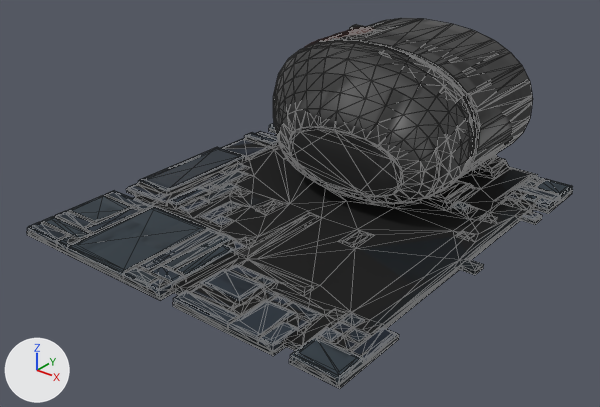
A saved change to the glTF model public/models/enemies/newshc-55.glb.
Camera for both pictures: a 50 mm camera at (2.48, -3.26, 2.03) aimed at (0.01, -0.18, 0.11). The lights are fixed; the arrows at lower left show +X, +Y and +Z. The older version comes first. Mesh edges are drawn as thin lines. Vertices at exactly the same position are counted once.

The older version as bpy lines, for what is in view:
```python
me_newshc_55 = bpy.data.meshes.new('newshc-55')
me_newshc_55.from_pydata(...)  # 1389 vertices, 2144 faces; spans x -1.0..1.0, y -1.17..1.17, z 0.0..0.83
me_newshc_55.materials.append(mat_pal_3_nshc283b_55)
me_newshc_55.materials.append(mat_pal_4_nshc283b_55)
me_newshc_55.materials.append(mat_pal_5_nshc283b_55)
me_newshc_55.materials.append(mat_pal_16_nshc283b_55)
me_newshc_55.materials.append(mat_pal_67_nshc283b_55)
me_newshc_55.materials.append(mat_pal_1_nshc283b_55)
me_newshc_55.materials.append(mat_pal_97_nshc283b_55)
me_newshc_55.materials.append(mat_pal_99_nshc283b_55)
me_newshc_55.materials.append(mat_pal_100_nshc283b_55)
me_newshc_55.materials.append(mat_pal_101_nshc283b_55)
me_newshc_55.materials.append(mat_pal_102_nshc283b_55)
me_newshc_55_outline = bpy.data.meshes.new('newshc-55_outline')
me_newshc_55_outline.from_pydata(...)  # 1294 vertices, 2472 faces; spans x -1.0..1.0, y -1.17..1.17, z 0.0..0.83
me_newshc_55_outline.materials.append(mat_outline_shell)  # black #000000
ob_newshc_55 = bpy.data.objects.new('newshc-55', me_newshc_55)
ob_newshc_55.location = (0.0, 0.0, 0.0)
ob_newshc_55_outline = bpy.data.objects.new('newshc-55_outline', me_newshc_55_outline)
ob_newshc_55_outline.location = (0.0, 0.0, 0.0)
```
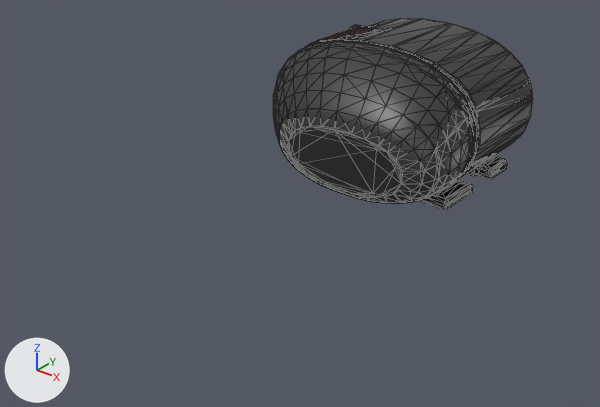
The change in detail:
me_newshc_55 is used by ob_newshc_55; location (0.0, 0.0, 0.0).
me_newshc_55 had 1389 vertices, 2144 faces and spanned x -1.0..1.0, y -1.17..1.17, z 0.0..0.83.
me_newshc_55 now has 527 vertices, 930 faces and spans x -0.68..0.68, y 0.02..1.17, z 0.0..0.83.
me_newshc_55 part 1: 75 loose pieces with 871 vertices, spanning x -1.0..1.0, y -1.17..1.17, z 0.0..0.05, are deleted.
me_newshc_55 part 2: 882 kept faces spanning x -0.68..0.68, y 0.02..1.17, z 0.0..0.83 get new texture (UV) coordinates.
Other edits to the shape of me_newshc_55 do not show in these pictures.
me_newshc_55 no longer uses material mat_pal_1_nshc283b_55.
me_newshc_55 no longer uses material mat_pal_97_nshc283b_55.
me_newshc_55 no longer uses material mat_pal_99_nshc283b_55.
me_newshc_55 no longer uses material mat_pal_100_nshc283b_55.
me_newshc_55 no longer uses material mat_pal_101_nshc283b_55.
me_newshc_55 no longer uses material mat_pal_102_nshc283b_55.
me_newshc_55_outline is used by ob_newshc_55_outline; location (0.0, 0.0, 0.0).
me_newshc_55_outline had 1294 vertices, 2472 faces and spanned x -1.0..1.0, y -1.17..1.17, z 0.0..0.83.
me_newshc_55_outline now has 846 vertices, 1570 faces and spans x -0.67..0.68, y 0.02..1.17, z 0.0..0.83.
me_newshc_55_outline part 3: 39 vertices moved from x -0.63..0.63, y 0.07..1.17, z 0.02..0.82 to x -0.63..0.63, y 0.07..1.17, z 0.0..0.82; 792 vertices removed from x -1.0..1.0, y -1.17..1.17, z 0.0..0.83; 344 vertices added at x -0.66..0.66, y 0.02..1.17, z 0.0..0.83.

Where the change shows, as pixel boxes (x1, y1, x2, y2) in the pictures (600 x 407 px):
'newshc-55', reshaped (52% narrower, 48% shorter): before (27, 18, 573, 389); after (273, 18, 533, 210)
'newshc-55_outline', reshaped: before (29, 20, 559, 382); after (290, 22, 501, 196)
part 1 of me_newshc_55, deleted: before (27, 123, 573, 389)
part 2 of me_newshc_55, surface changed: (274, 18, 533, 205) in both
part 3 of me_newshc_55_outline, cut back: before (29, 23, 559, 382); after (323, 24, 497, 196)
